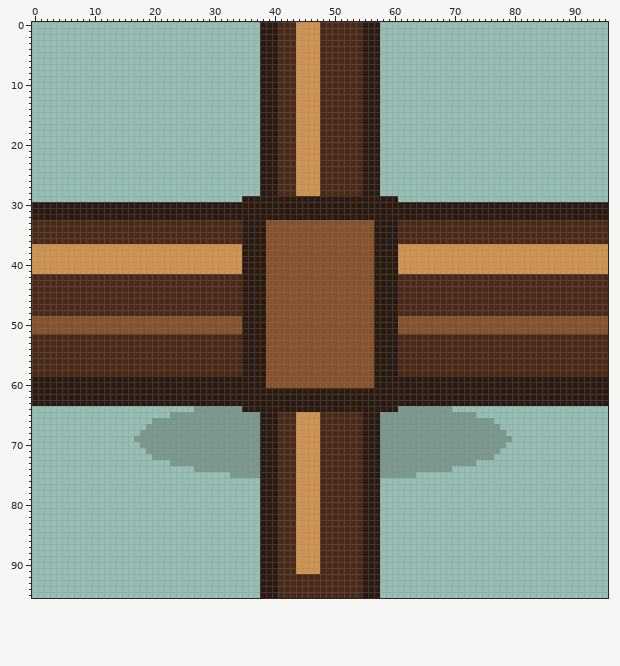
File history of a pixel-art file, assets/source/aseprite/objects/placeables_96/wood_wall_corner-up-left_96.aseprite. The first picture shows the starting point.
96x96 pixels, 1 frame.
After the commit:
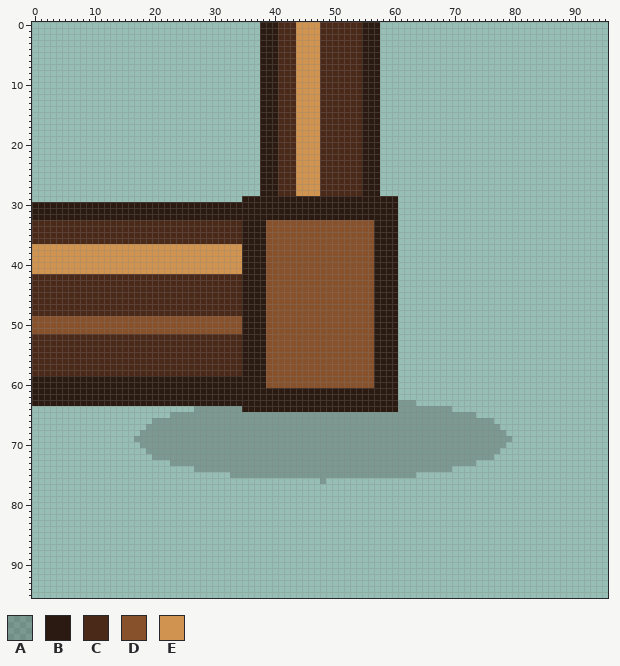
Palette (. is transparent): A #1b120d37  B #2b1a11  C #4a2918  D #87512c  E #d09350
Change:
Changed rows in their new state; - is an unchanged pixel.
first column x 38:
30 -----------------------...................................
31 -----------------------...................................
32 -----------------------...................................
33 -----------------------...................................
34 -----------------------...................................
35 -----------------------...................................
36 -----------------------...................................
37 -----------------------...................................
38 -----------------------...................................
39 -----------------------...................................
40 -----------------------...................................
41 -----------------------...................................
42 -----------------------...................................
43 -----------------------...................................
44 -----------------------...................................
45 -----------------------...................................
46 -----------------------...................................
47 -----------------------...................................
48 -----------------------...................................
49 -----------------------...................................
50 -----------------------...................................
51 -----------------------...................................
52 -----------------------...................................
53 -----------------------...................................
54 -----------------------...................................
55 -----------------------...................................
56 -----------------------...................................
57 -----------------------...................................
58 -----------------------...................................
59 -----------------------...................................
60 -----------------------...................................
61 -----------------------...................................
62 -----------------------...................................
63 -----------------------AAA................................
65 AAAAAAAAAAAAAAAAAAAA--------------------------------------
66 AAAAAAAAAAAAAAAAAAAA--------------------------------------
67 AAAAAAAAAAAAAAAAAAAA--------------------------------------
68 AAAAAAAAAAAAAAAAAAAA--------------------------------------
69 AAAAAAAAAAAAAAAAAAAA--------------------------------------
70 AAAAAAAAAAAAAAAAAAAA--------------------------------------
71 AAAAAAAAAAAAAAAAAAAA--------------------------------------
72 AAAAAAAAAAAAAAAAAAAA--------------------------------------
73 AAAAAAAAAAAAAAAAAAAA--------------------------------------
74 AAAAAAAAAAAAAAAAAAAA--------------------------------------
75 AAAAAAAAAAAAAAAAAAAA--------------------------------------
76 ..........A.........--------------------------------------
77 ....................--------------------------------------
78 ....................--------------------------------------
79 ....................--------------------------------------
80 ....................--------------------------------------
81 ....................--------------------------------------
82 ....................--------------------------------------
83 ....................--------------------------------------
84 ....................--------------------------------------
85 ....................--------------------------------------
86 ....................--------------------------------------
87 ....................--------------------------------------
88 ....................--------------------------------------
89 ....................--------------------------------------
90 ....................--------------------------------------
91 ....................--------------------------------------
92 ....................--------------------------------------
93 ....................--------------------------------------
94 ....................--------------------------------------
95 ....................--------------------------------------
